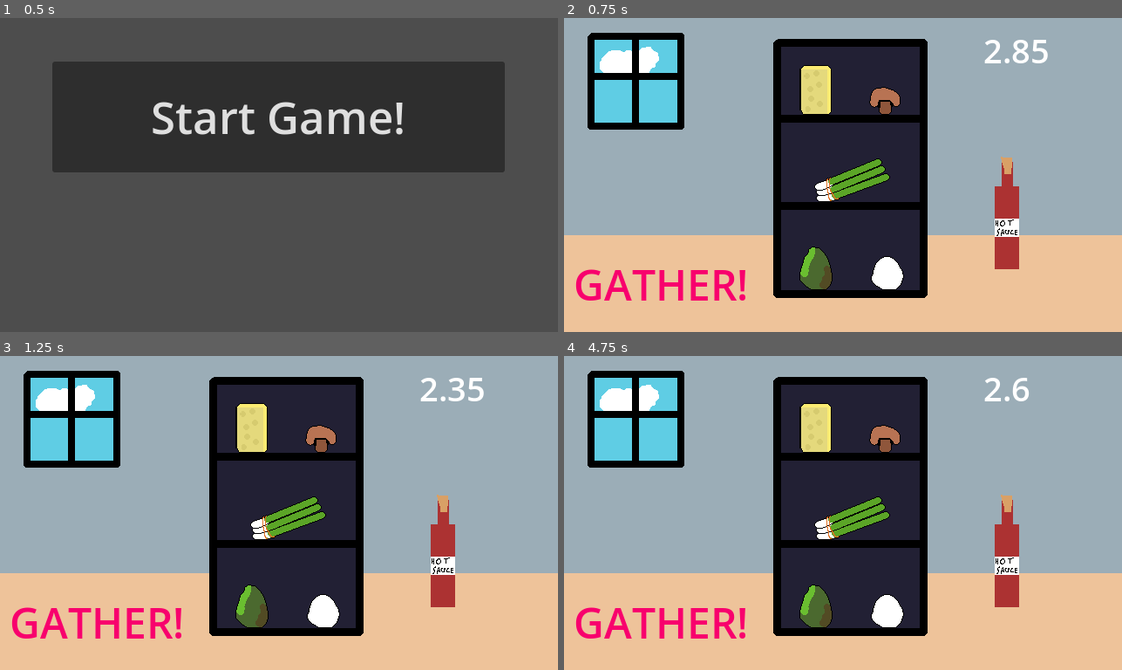
Above: before the commit, frames 1-4 (two rows, left to right).
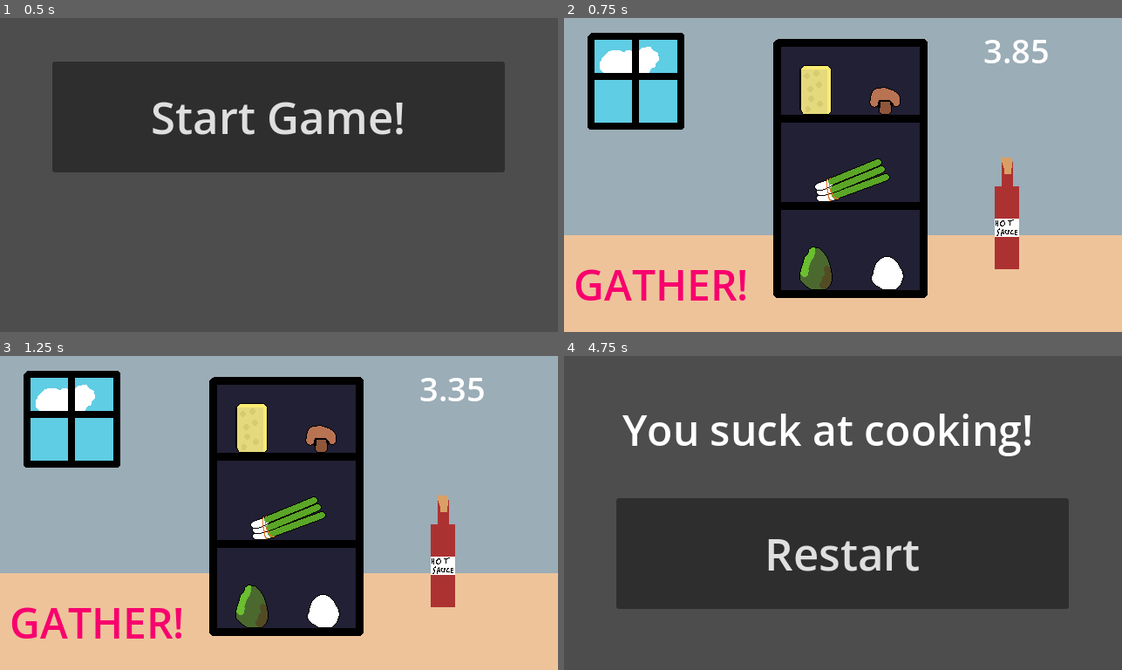
Above: after the commit, the same moments.

Repository: Ishaan-Mit/College-cookingware
Game: Godot game, scene res://scenes/startmenu.tscn
The game is run twice, just before and just after one commit, with the same random seed, the same clock (stepped at 60 frames per second) and the same inputs.
Inputs (mouse positions are in pixels of both pictures, inside the frame that each line leads up to):
- Up to frame 1 (0.5 s): no input
- Up to frame 2 (0.75 s): click "Start Game!" at 0.5 s
- Up to frame 3 (1.25 s): no input
- Up to frame 4 (4.75 s): move the mouse to (887, 610) at 1.27 s; click (887, 610) at 1.42 s; move the mouse to (815, 607) at 2.02 s; click (815, 607) at 2.17 s; move the mouse to (887, 437) at 2.77 s; click (887, 437) at 2.92 s; move the mouse to (854, 519) at 3.52 s; click (854, 519) at 3.67 s; click (843, 456) at 4.25 s, where only the run before the commit has a clickable "Start Game!"

Frame 1 is identical in both runs. In frame 2, less than 0.1% of the frame differs, in the area x 75-79%, y 7-15%; in frame 3, less than 0.1%; in frame 4, 94%, in the area x 0-100%, y 0-100%.

Commit message:
tweaked some game timings

Diff:
--- a/scenes/game_1.tscn
+++ b/scenes/game_1.tscn
@@ -109,7 +109,7 @@
 script = ExtResource("9_luixn")
 
 [node name="Timer" type="Timer" parent="TimerModule"]
-wait_time = 3.0
+wait_time = 4.0
 one_shot = true
 autostart = true
 
--- a/scenes/game_2.tscn
+++ b/scenes/game_2.tscn
@@ -20,7 +20,7 @@
 
 [node name="game_2" type="Node2D"]
 script = ExtResource("1_b4gt0")
-targetCuts = 25
+targetCuts = 20
 
 [node name="Sprite2D" type="Sprite2D" parent="."]
 texture = ExtResource("1_vttgw")
--- a/scenes/game_3.tscn
+++ b/scenes/game_3.tscn
@@ -39,7 +39,7 @@
 script = ExtResource("4_w46gi")
 
 [node name="Timer" type="Timer" parent="TimerModule"]
-wait_time = 3.0
+wait_time = 4.0
 one_shot = true
 autostart = true
 
